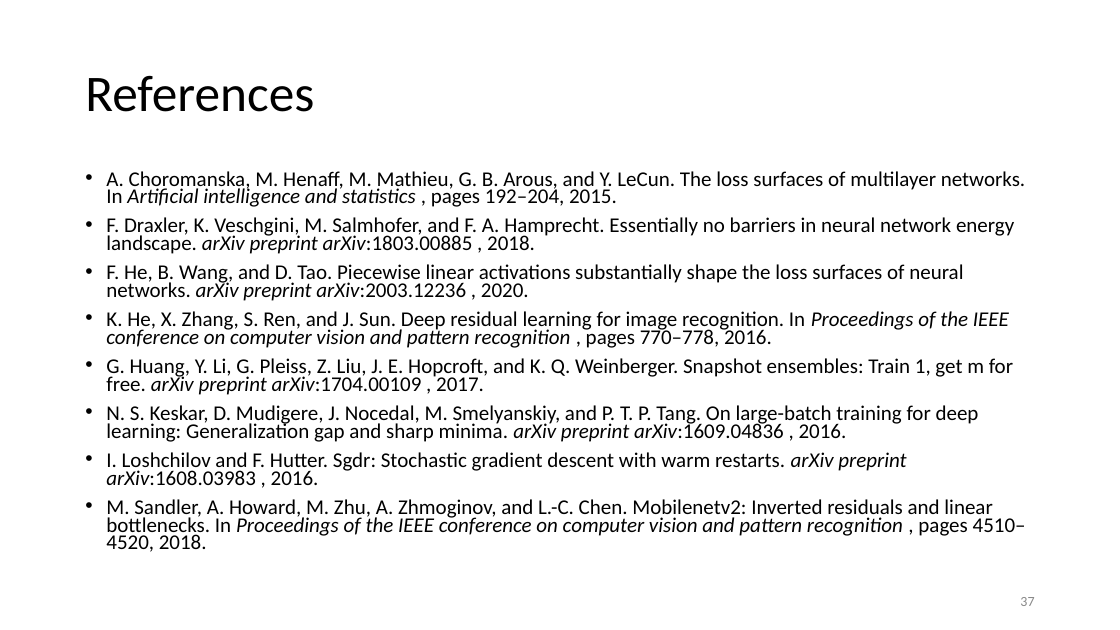
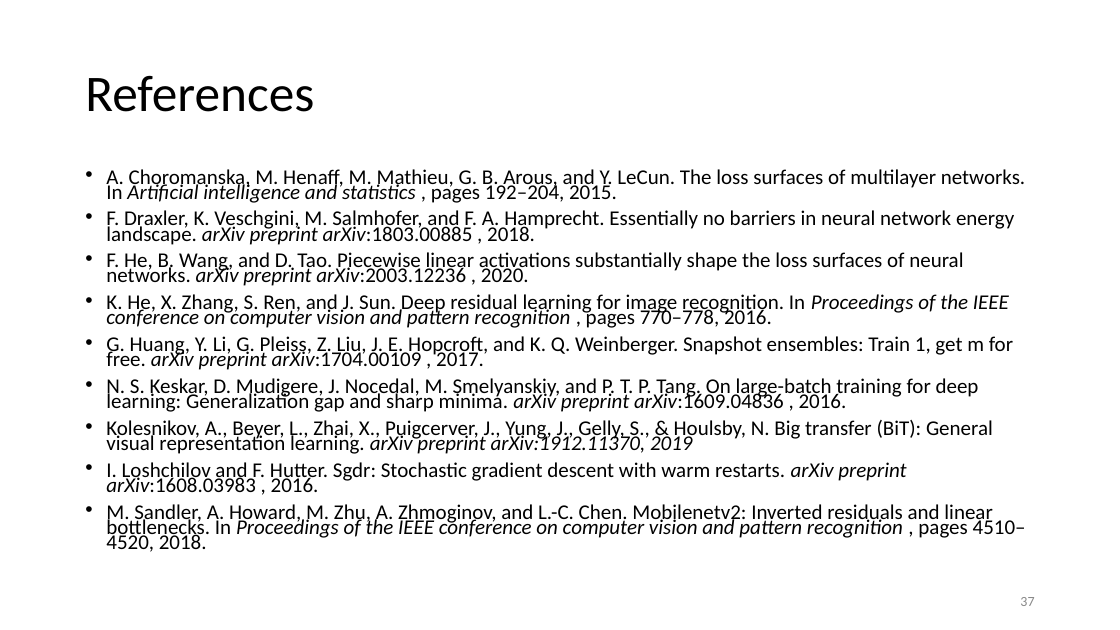
Before and after one commit to philippvb/Bachelorarbeit, a slide deck: slide 37 of presentation/Bachelorthesis_Presentation_final.odp. Drawn at 1120x630 pixels with LibreOffice and Linux fonts; fonts in the diff are those of the drawing. Boxes give left, top, right and bottom in pixels: in the first picture for what was removed or moved away, otherwise in the second. Text is boxed around its words. In the diff, an @@ line names an element or a change of style, - is before the commit and + after.

```diff
--- a/presentation/Bachelorthesis_Presentation_final.odp
+++ b/presentation/Bachelorthesis_Presentation_final.odp
@@ text at (x1=106, y1=169, x2=1026, y2=552): line spacing 0.7 to 0.6 @@
@@ text at (x1=106, y1=420, x2=993, y2=454): paragraph added @@
+• Kolesnikov, A., Beyer, L., Zhai, X., Puigcerver, J., Yung, J., Gelly, S., & Houlsby, N. Big transfer (BiT): General visual representation learning. arXiv preprint arXiv:1912.11370, 2019
```
Also in this commit, not shown: 13 other slides changed, 1 slide added, 2 slides removed, 12 other files.
